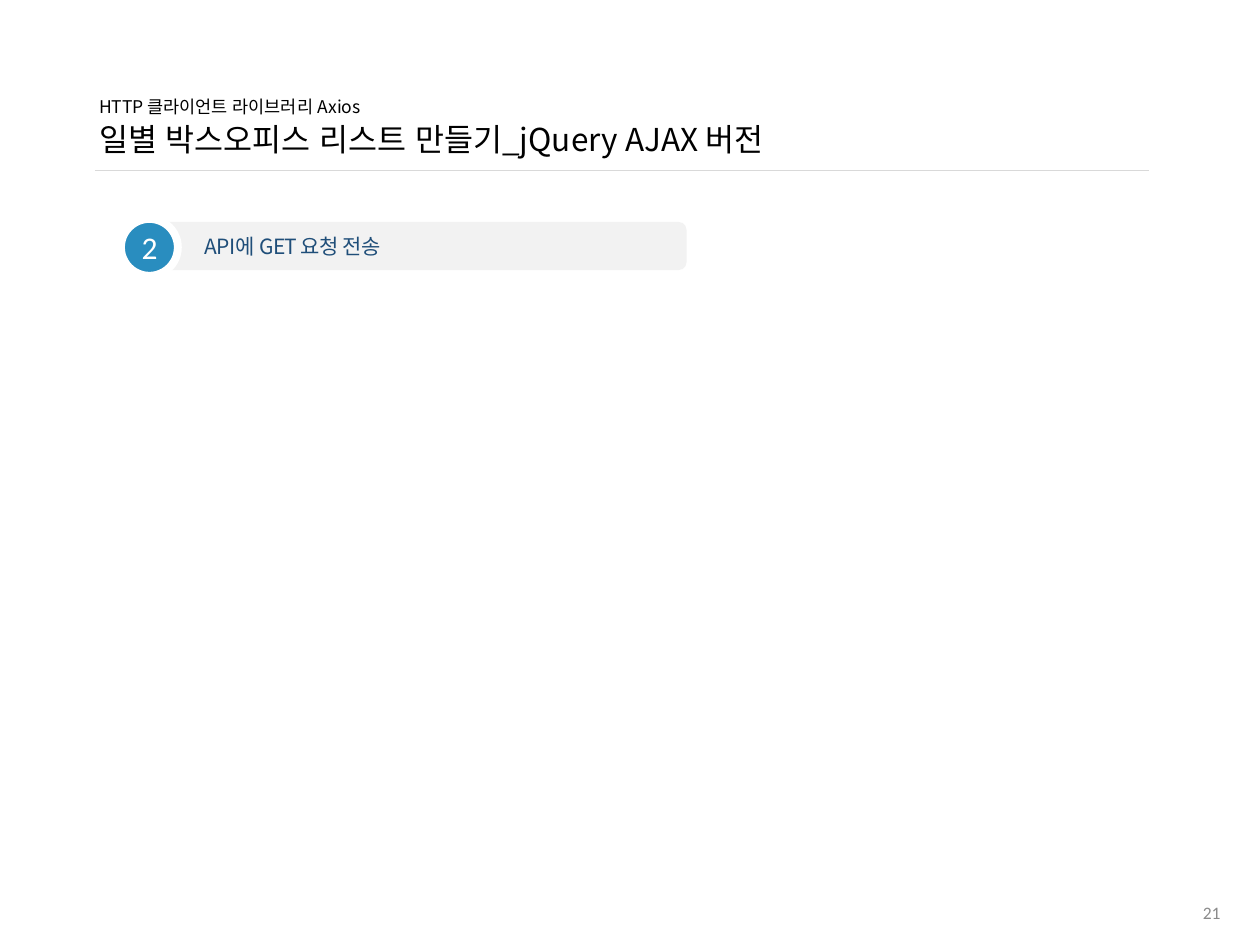
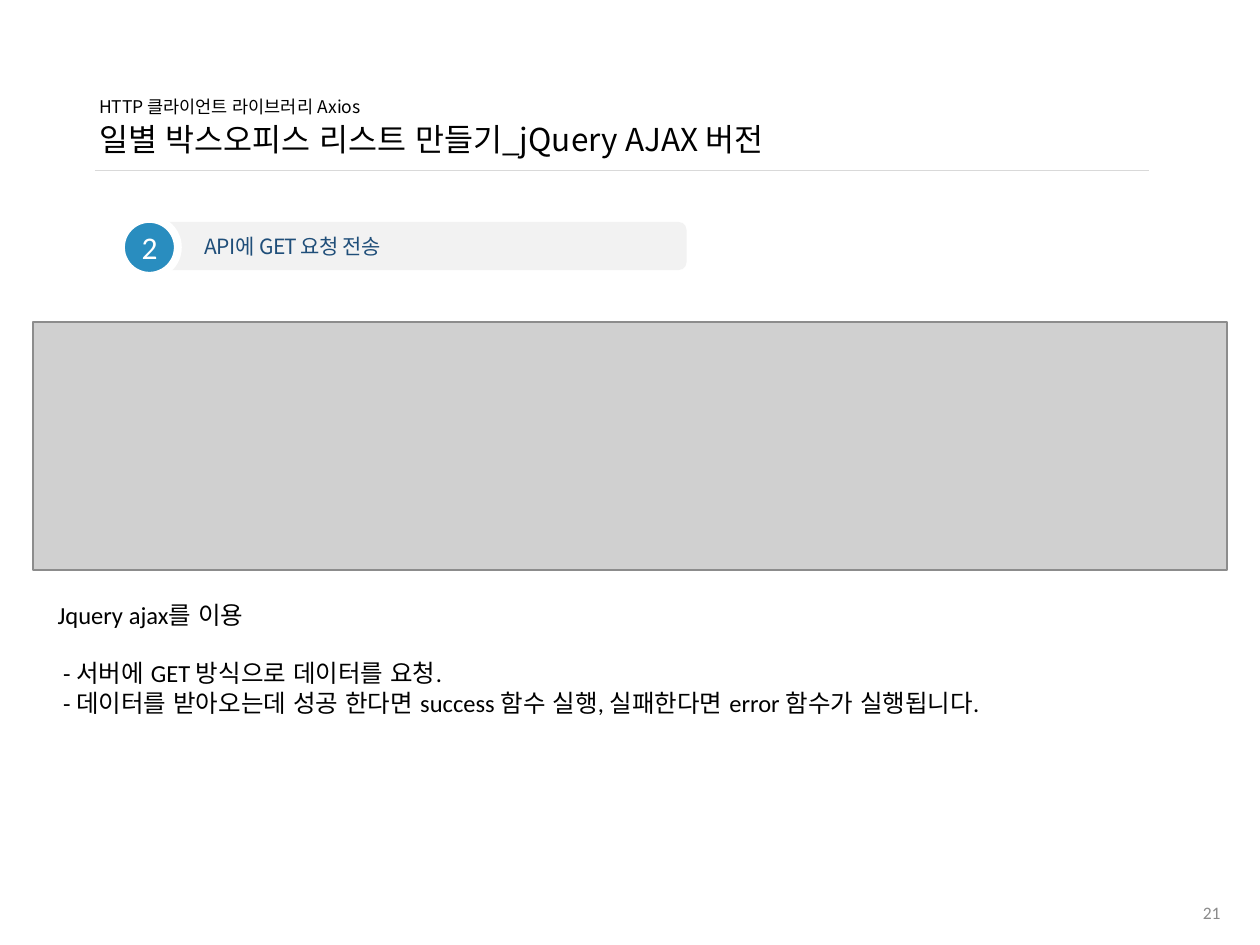
Before and after one commit to ddowon/vueStudy, a slide deck: slide 22 of 01.참고자료/191104_HTTP 클라이언트 라이브러리 Axios.pptx. Drawn at 1260x945 pixels with LibreOffice and Linux fonts; fonts in the diff are those of the drawing; grey boxes stand for pictures; background and template pictures are left out. Boxes give left, top, right and bottom in pixels: in the first picture for what was removed or moved away, otherwise in the second. Text is boxed around its words. In the diff, an @@ line names an element or a change of style, - is before the commit and + after.

Commit message:
[과제제출]  Ajax, Axios 코드 캡쳐 김도원

```diff
--- a/01.참고자료/191104_HTTP 클라이언트 라이브러리 Axios.pptx
+++ b/01.참고자료/191104_HTTP 클라이언트 라이브러리 Axios.pptx
@@ picture added at (x1=33, y1=323, x2=1226, y2=571) @@
@@ text added at (x1=58, y1=603, x2=979, y2=715), 14 pt, text #000000 @@
+Jquery ajax를 이용
+- 서버에 GET 방식으로 데이터를 요청.
+- 데이터를 받아오는데 성공 한다면 success 함수 실행, 실패한다면 error 함수가 실행됩니다.
```
Also in this commit, not shown: 5 other slides changed, 1 slide added.
